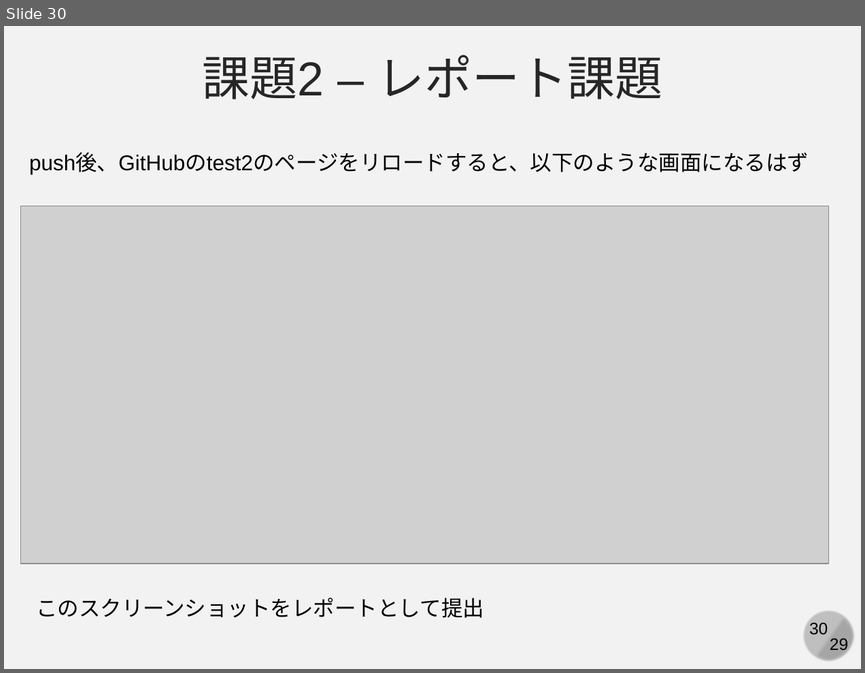
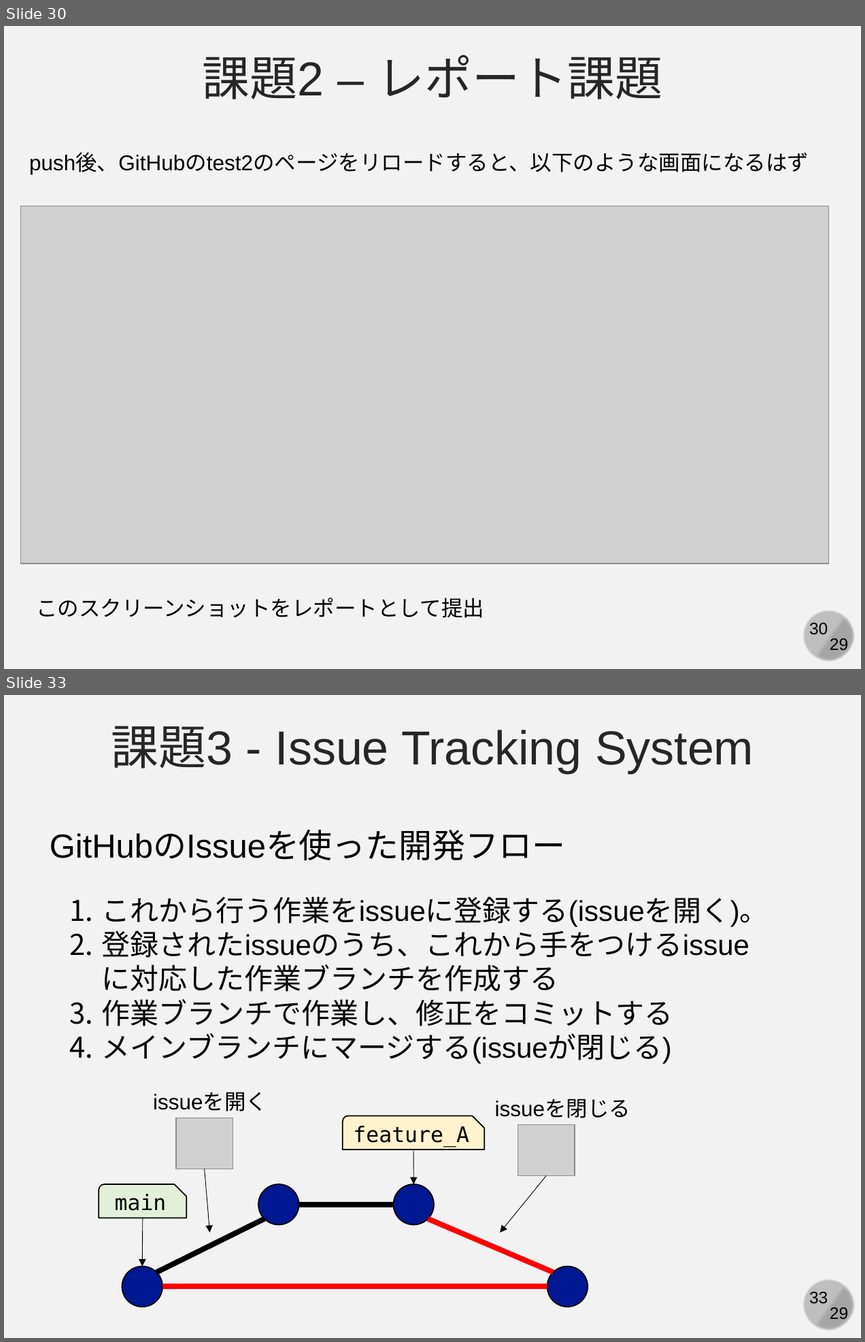
Before and after one commit to kaityo256/github, a slide deck: practice_github/fig/github_ex03.pptx. Shown one above the other, each under a label of ours: slide 30 before the commit, slides 30 and 33 after it; the slides between them are not shown. The pictures are 865x673 and 865x1342 pixels, drawn with LibreOffice and Linux fonts; fonts in the diff are those of the drawing; grey boxes stand for pictures. Boxes give left, top, right and bottom in pixels: in the first picture for what was removed or moved away, otherwise in the second. Text is boxed around its words. In the diff, an @@ line names an element or a change of style, - is before the commit and + after.

Commit message:
slides

```diff
--- a/practice_github/fig/github_ex03.pptx
+++ b/practice_github/fig/github_ex03.pptx
@@ slide 33 added at box(4, 695, 861, 1338), background #F2F2F2; not listed: 4 template elements that a slide beside it also shows @@
@@ text added at box(111, 726, 753, 773), 40 pt, text #262626 @@
+課題3 - Issue Tracking System
@@ text added at box(50, 832, 566, 860), 28 pt, text #000000 @@
+GitHubのIssueを使った開発フロー
@@ text added at box(102, 896, 768, 1064), 24 pt, text #000000 @@
+1. これから行う作業をissueに登録する(issueを開く)。
+2. 登録されたissueのうち、これから手をつけるissueに対応した作業ブランチを作成する
+3. 作業ブランチで作業し、修正をコミットする
+4. メインブランチにマージする(issueが閉じる)
@@ text added at box(153, 1092, 267, 1111), 18 pt, text #000000 @@
+issueを開く
@@ text added at box(495, 1099, 631, 1118), 18 pt, text #000000 @@
+issueを閉じる
@@ picture added at box(176, 1117, 232, 1169) @@
@@ snip round rect added at box(343, 1116, 484, 1149), fill #FFF2CC, outline #000000 1 pt, 18 pt, text #000000 @@
+feature_A
@@ picture added at box(518, 1124, 575, 1176) @@
@@ arrow added from (413, 1149) to (413, 1184), #000000 0.5 pt @@
@@ snip round rect added at box(99, 1184, 186, 1218), fill #E2F0D9, outline #000000 1 pt, 18 pt, text #000000 @@
+main
@@ arrow added from (205, 1169) to (209, 1232), #000000 0.5 pt @@
@@ ellipse added at box(258, 1184, 298, 1225), fill #011893, outline #000000 1 pt @@
@@ ellipse added at box(393, 1184, 433, 1225), fill #011893, outline #000000 1 pt @@
@@ arrow added from (547, 1176) to (500, 1232), #000000 0.5 pt @@
@@ line added from (393, 1204) to (298, 1204), #000000 4.5 pt @@
@@ arrow added from (143, 1218) to (142, 1266), #000000 0.5 pt @@
@@ line added from (156, 1272) to (264, 1219), #000000 4.5 pt @@
@@ line added from (428, 1219) to (553, 1272), #FF0000 4.5 pt @@
@@ ellipse added at box(122, 1266, 162, 1306), fill #011893, outline #000000 1 pt @@
@@ ellipse added at box(547, 1266, 587, 1306), fill #011893, outline #000000 1 pt @@
@@ line added from (162, 1286) to (547, 1286), #FF0000 4.5 pt @@
```
Also in this commit, not shown: 12 other slides added.
